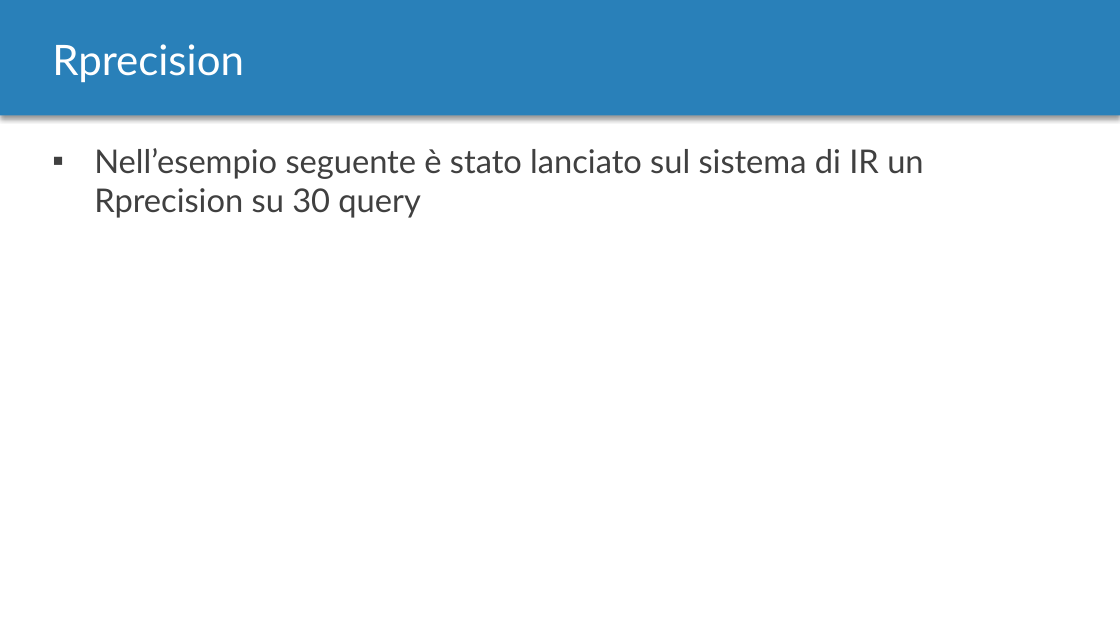
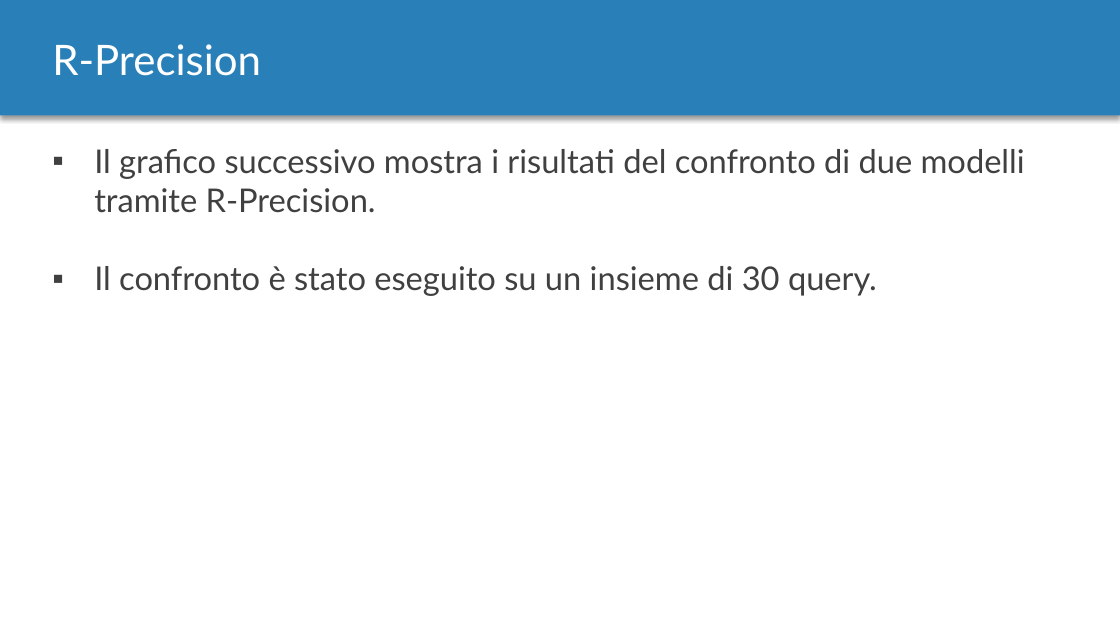
Before and after one commit to MurgoloMichele/GAvI, a slide deck: slide 28 of doc/Progetto.pptx. Drawn at 1120x630 pixels with LibreOffice and Linux fonts; fonts in the diff are those of the drawing. Boxes give left, top, right and bottom in pixels: in the first picture for what was removed or moved away, otherwise in the second. Text is boxed around its words. In the diff, an @@ line names an element or a change of style, - is before the commit and + after.

Commit message:
Presentation edited

```diff
--- a/doc/Progetto.pptx
+++ b/doc/Progetto.pptx
@@ text at (52,44,261,76): text changed @@
-Rprecision
+R-Precision
@@ text at (94,149,1025,296): text changed @@
-▪ Nell’esempio seguente è stato lanciato sul sistema di IR un Rprecision su 30 query
+▪ Il grafico successivo mostra i risultati del confronto di due modelli tramite R-Precision.
+▪ Il confronto è stato eseguito su un insieme di 30 query.
```
Also in this commit, not shown: 4 other slides changed, 1 slide added, 1 slide removed.
